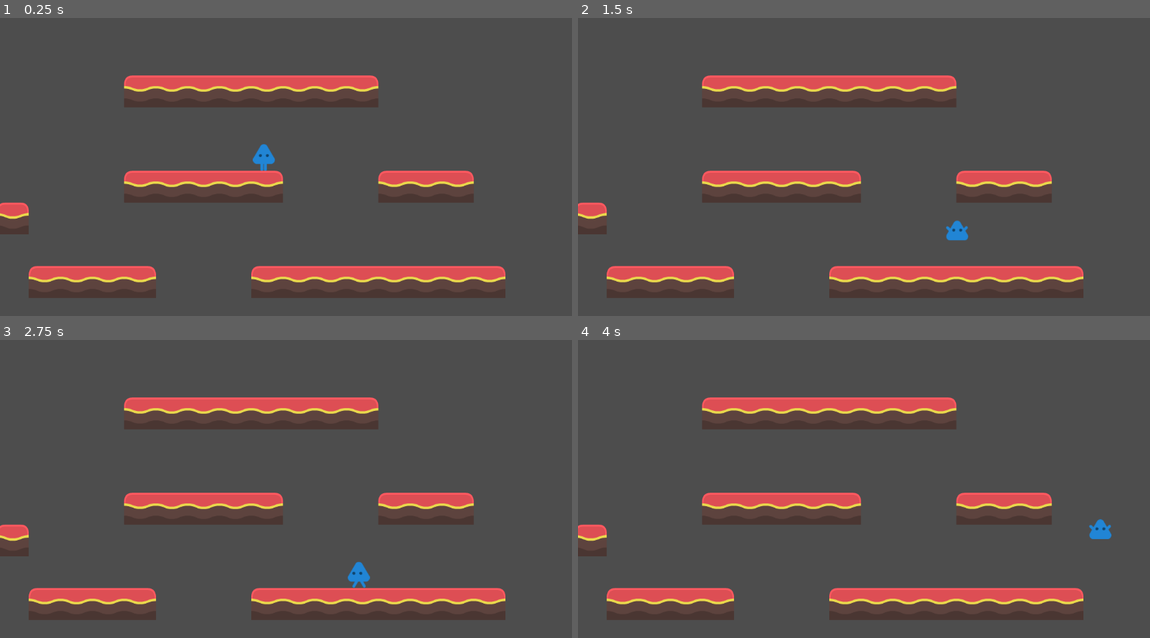
Above: before the commit, frames 1-4 (two rows, left to right).
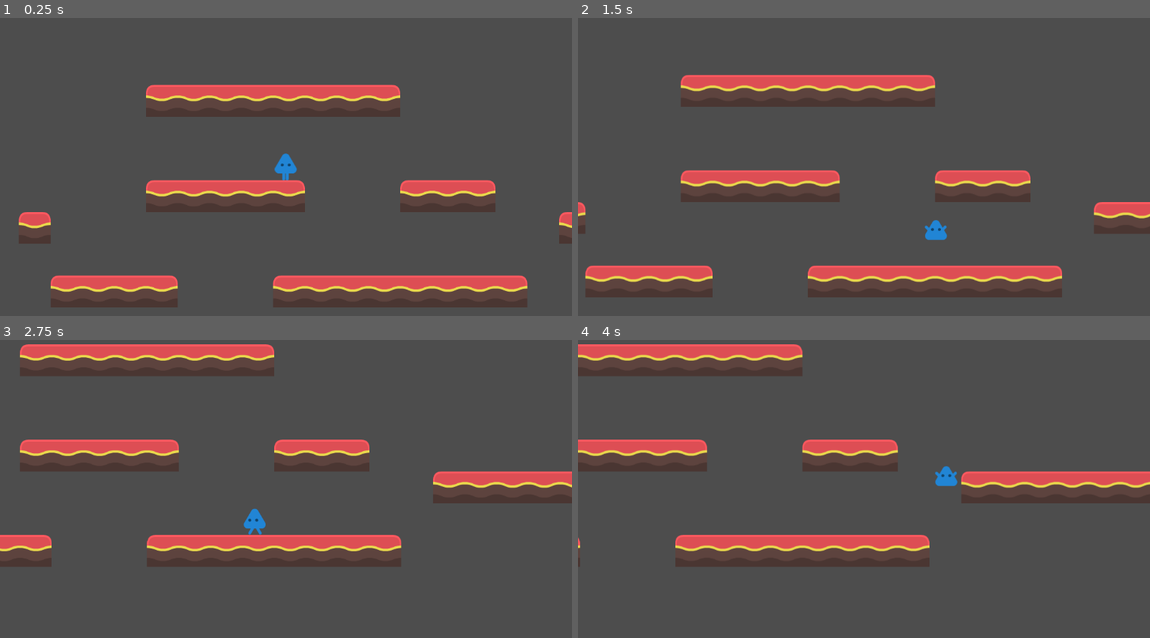
Above: after the commit, the same moments.

Repository: adsuttman/GDTest2
Game: Godot game, scene res://game.tscn
Two runs of this game, one before a commit and one after it. Both use one fixed random seed, a clock stepped at 60 frames per second and the inputs below.
Inputs:
- Up to frame 1 (0.25 s): no input
- Up to frame 2 (1.5 s): tap Enter at 0.5 s; hold D (right) from 0.53 s (still down); tap Space (jump) at 0.6, 0.77, 1.07, 1.35 s
- Up to frame 3 (2.75 s): tap Space (jump) at 1.52, 1.82, 2.1 s; release D (right) at 2.03 s; hold A (left) from 2.03 s (still down)
- Up to frame 4 (4 s): release A (left) at 2.78 s; hold D (right) from 2.78 s (still down); tap Space (jump) at 2.85, 3.02, 3.32, 3.6, 3.77 s

The runs differ from the first frame. In frame 1, 18% of the frame differs, in the area x 0-100%, y 19-98%; in frame 2, 7.0%; in frame 3, 24%, in the area x 0-100%, y 1-94%; in frame 4, 23%.

Commit message:
addded camera to follow player

Diff:
--- a/Resources/Player/player_character.tscn
+++ b/Resources/Player/player_character.tscn
@@ -108,3 +108,11 @@
 walk_node = NodePath("../Walk")
 fall_node = NodePath("../Fall")
 animation_name = "jump"
+
+[node name="Camera2D" type="Camera2D" parent="."]
+process_callback = 0
+position_smoothing_enabled = true
+drag_horizontal_enabled = true
+drag_vertical_enabled = true
+editor_draw_limits = true
+editor_draw_drag_margin = true
--- a/game.tscn
+++ b/game.tscn
@@ -10,7 +10,7 @@
 
 [node name="TileMap" parent="TestLevel" instance=ExtResource("1_3fcqx")]
 layer_0/name = "foreground"
-layer_0/tile_data = PackedInt32Array(65532, 65536, 0, 65533, …(465 unchanged characters)… 0, -196607, 131072, 0, 131064, 262144, 0)
+layer_0/tile_data = PackedInt32Array(65532, 65536, 0, 65533, …(465 unchanged characters)… 0, -196607, 131072, 0, 131064, 262144, 0, 65545, 65536, 0, 65546, 131072, 0, 65547, 131072, 0, 65548, 131072, 0, 65549, 131072, 0, 65550, 131072, 0, 65551, 196608, 0, 65556, 65536, 0, 65557, 196608, 0, 65561, 131072, 0, 65562, 196608, 0, 65560, 65536, 0, 30, 65536, 0, 31, 131072, 0, 32, 196608, 0, -65504, 65536, 0, -65503, 131072, 0, -65502, 131072, 0, -65501, 196608, 0)
 layer_1/name = "background"
 
 [node name="PlayerCharacter" parent="." instance=ExtResource("2_nfiht")]
--- a/player_character.tscn
+++ /dev/null
@@ -1,44 +0,0 @@
-[gd_scene load_steps=7 format=3 uid="uid://csgt4cba7ropy"]
-
-[ext_resource type="Texture2D" uid="uid://drl4d0ottb1sn" path="res://Resources/Player/playerBlue_up1.png" id="1_7glq3"]
-[ext_resource type="Texture2D" uid="uid://cklqs5deyqlh" path="res://Resources/Player/playerBlue_up2.png" id="2_3c1i8"]
-[ext_resource type="Texture2D" uid="uid://crf6p66lehv84" path="res://Resources/Player/playerBlue_walk1.png" id="3_20m1y"]
-[ext_resource type="Texture2D" uid="uid://cvwuvhtdv33ot" path="res://Resources/Player/playerBlue_walk2.png" id="4_c7qi6"]
-
-[sub_resource type="SpriteFrames" id="SpriteFrames_8q33r"]
-animations = [{
-"frames": [{
-"duration": 1.0,
-"texture": ExtResource("1_7glq3")
-}, {
-"duration": 1.0,
-"texture": ExtResource("2_3c1i8")
-}],
-"loop": true,
-"name": &"jump",
-"speed": 5.0
-}, {
-"frames": [{
-"duration": 1.0,
-"texture": ExtResource("3_20m1y")
-}, {
-"duration": 1.0,
-"texture": ExtResource("4_c7qi6")
-}],
-"loop": true,
-"name": &"walk",
-"speed": 5.0
-}]
-
-[sub_resource type="CapsuleShape2D" id="CapsuleShape2D_am3o8"]
-radius = 17.0
-height = 54.0
-
-[node name="PlayerCharacter" type="CharacterBody2D"]
-
-[node name="AnimatedSprite2D" type="AnimatedSprite2D" parent="."]
-sprite_frames = SubResource("SpriteFrames_8q33r")
-animation = &"walk"
-
-[node name="CollisionShape2D" type="CollisionShape2D" parent="."]
-shape = SubResource("CapsuleShape2D_am3o8")
